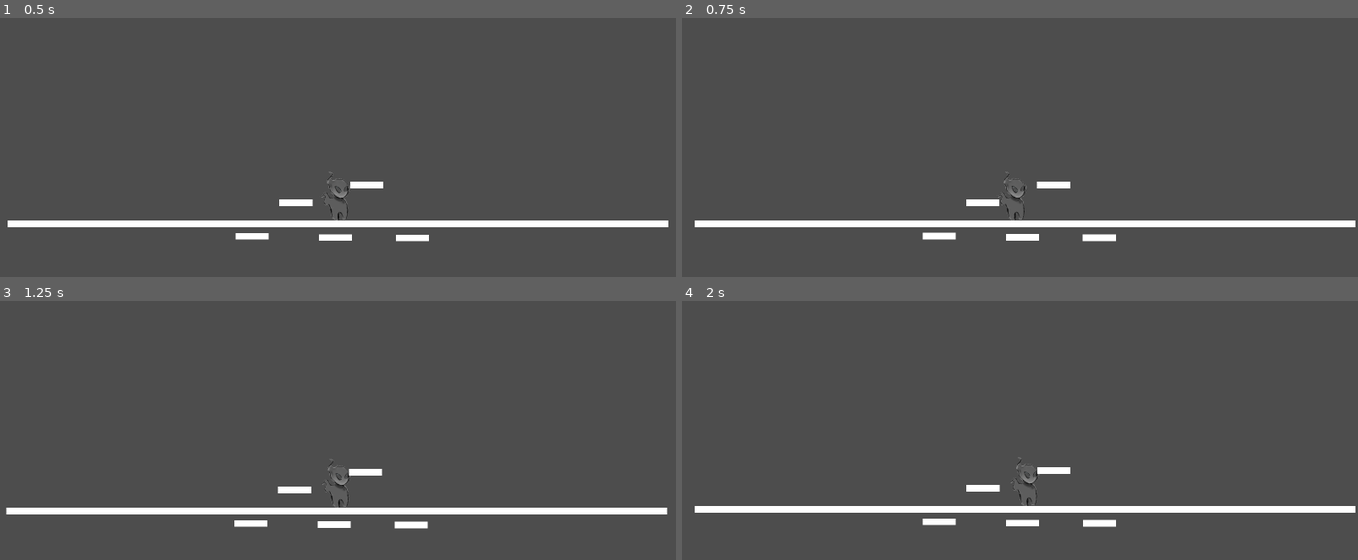
Above: before the commit, frames 1-4 (two rows, left to right).
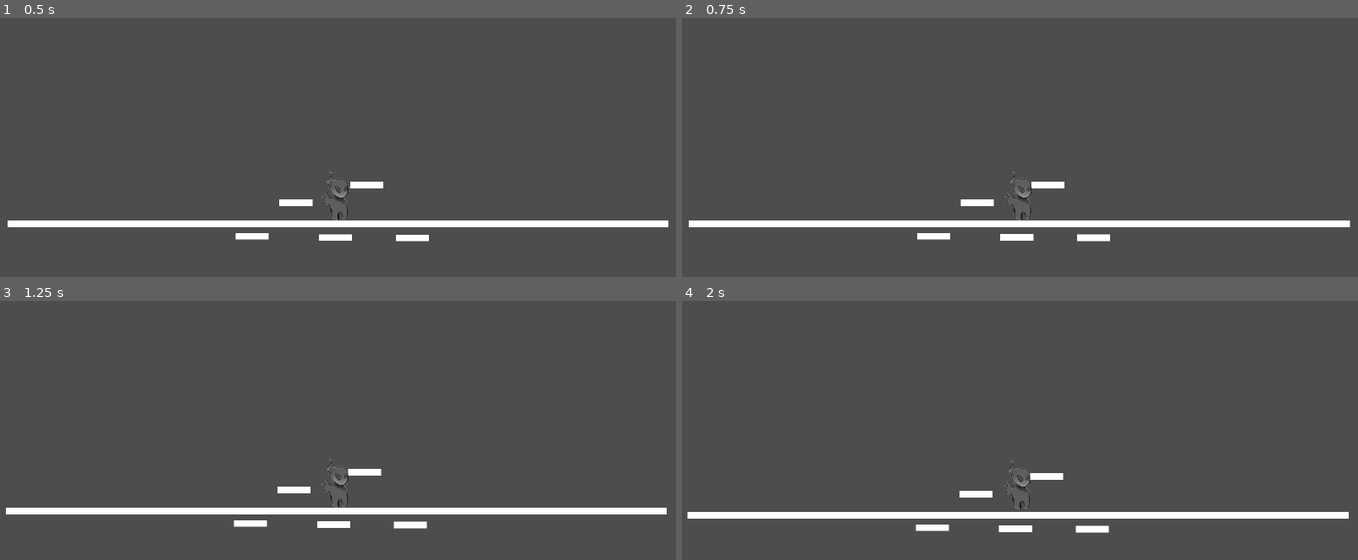
Above: after the commit, the same moments.

Repository: rcfisch/something_freaky
Game: Godot game, scene res://Levels/Testing/main.tscn
Two runs of this game, one before a commit and one after it. Both use one fixed random seed, a clock stepped at 60 frames per second and the inputs below.
Inputs:
- Up to frame 1 (0.5 s): no input
- Up to frame 2 (0.75 s): hold D (right) from 0.53 s (still down); tap Q (dash) at 0.6 s
- Up to frame 3 (1.25 s): keep holding D (right); tap Space (jump) at 0.77 s
- Up to frame 4 (2 s): keep holding D (right); tap P (afterimage) at 1.35 s; tap Space (jump) at 1.52 s; tap Q (dash) at 1.55 s

Frame 1 is identical in both runs. In frame 2, 0.5% of the frame differs, in the area x 1-100%, y 59-87%; in frame 3, 0.1%; in frame 4, 5.8%, in the area x 0-100%, y 60-90%.

Commit message:
worked on freeze frames

Diff:
--- /dev/null
+++ b/Entities/Player/camera.gd
@@ -0,0 +1,6 @@
+extends Camera2D
+
+func freeze_frames(timescale, duration) -> void:
+	Engine.time_scale = timescale
+	await get_tree().create_timer(duration, true, false, true).timeout
+	Engine.time_scale = 1.0
--- a/Entities/Player/camera.tscn
+++ b/Entities/Player/camera.tscn
@@ -1,5 +1,8 @@
-[gd_scene format=3 uid="uid://bf2rt72mdcbse"]
+[gd_scene load_steps=2 format=3 uid="uid://bf2rt72mdcbse"]
+
+[ext_resource type="Script" uid="uid://c2ho202y2hxhr" path="res://Entities/Player/camera.gd" id="1_vlxm1"]
 
 [node name="Camera" type="Camera2D"]
 zoom = Vector2(0.25, 0.25)
 position_smoothing_enabled = true
+script = ExtResource("1_vlxm1")
--- a/Entities/Player/player.gd
+++ b/Entities/Player/player.gd
@@ -209,6 +209,9 @@
 		frames_since_dash = 0
 
 	if Input.is_action_just_pressed("dash"):
+		await $Camera.freeze_frames(0.0, 0.1)
+		begin_dash()
+func begin_dash():
 		dash_direction = Input.get_vector("left","right","up","down")
 		if dash_direction == Vector2.ZERO:
 			dash_direction.x = facing.x # default to facing if no input
Not shown, added: Entities/Player/camera.gd.uid
